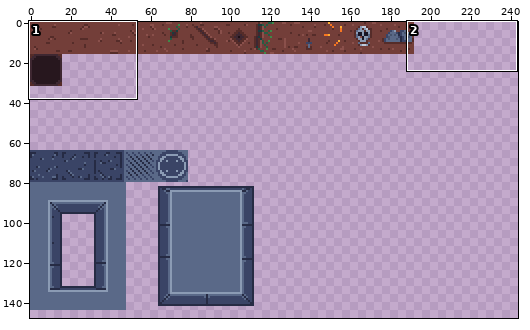
Two versions of one sprite sheet, res/chão.png. Above: a wide view before the commit, with the close-up outlined.
Close-up. Before:
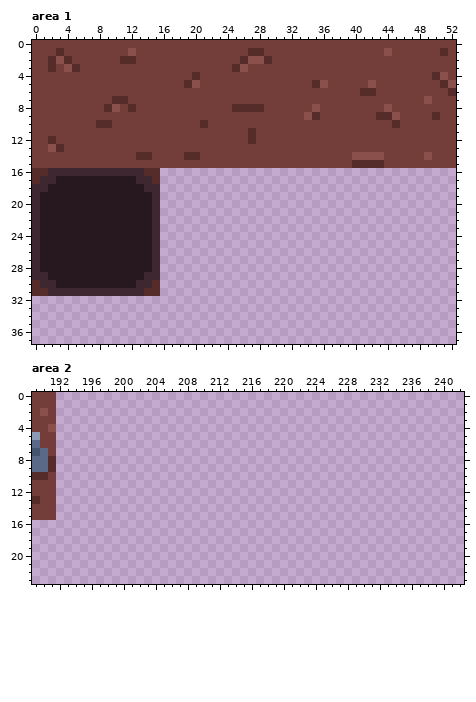
The file is 400x400 pixels. Colours within 5 levels of each other are drawn and written as one. Shown: area 1: x 0..52, y 0..37; area 2: x 189..242, y 0..23. The wide view leaves out empty margins.
And afterwards:
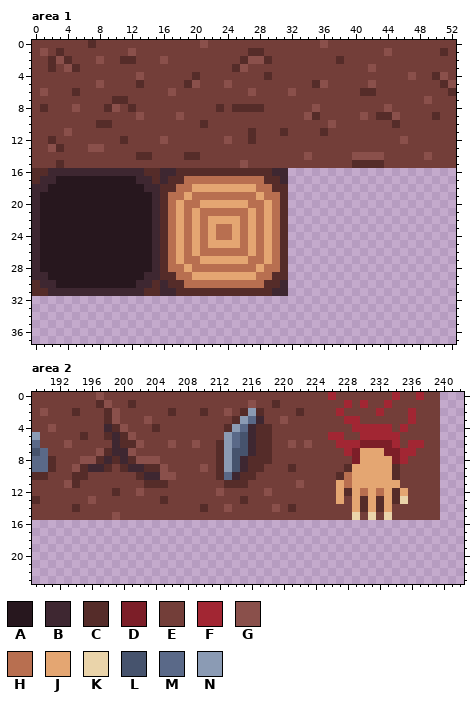
Palette (. is transparent): A #27171e  B #3e2731  C #552c29  D #7c1e28  E #733e39  F #a22633  G #8a504b  H #b86f50  J #e4a672  K #ead4aa  L #46536d  M #5a6988  N #8b9bb4
From old to new:
Changed rows in their new state; - is an unchanged pixel.
Area 1:
first column x 1:
 0 ------C-------------G--------------G-----------
 1 G----------------------------------------------
 2 -------G-------G---------------------C---------
 3 -----------------------------------------G-----
 4 ------------G---------------C-----------------G
 5 -------G----C----------G-----------------------
 6 G---C-----------G---------G----G---------------
 8 C---G-----------------C------------------------
 9 ------------G----G----------------------G------
10 ------------------------------------G----------
11 ---G--------------------------C----C-----------
12 ----------C----G-------G---------------------G-
13 ------GG---------------------------------------
14 ---------------------------------G-------------
15 --C----------------------G---------------------
16 ---------------BBCCCCCCCCCCCCBB----------------
17 ---------------BCCHHHHHHHHHHCCB----------------
18 ---------------CCHHJJJJJJJJHHCC----------------
19 ---------------CHHJHHHHHHHHJHHC----------------
20 ---------------CHJHHJJJJJJHHJHC----------------
21 ---------------CHJHJHHHHHHJHJHC----------------
22 ---------------CHJHJHJJJJHJHJHC----------------
23 ---------------CHJHJHJHHJHJHJHC----------------
24 ---------------CHJHJHJHHJHJHJHC----------------
25 ---------------CHJHJHJJJJHJHJHC----------------
26 ---------------CHJHJHHHHHHJHJHC----------------
27 ---------------CHJHHJJJJJJHHJHC----------------
28 ---------------CHHJHHHHHHHHJHHC----------------
29 ---------------CCHHJJJJJJJJHHCC----------------
30 ---------------BCCHHHHHHHHHHCCB----------------
31 ---------------BBCCCCCCCCCCCCBB----------------
Area 2:
first column x 192:
 0 EEEEEGEEEEEEEEEEEEEEEEEEEEEEEEEEEEFEEEEEEEFEEFEE
 1 EEEEECGEECEEEEEEEEEEEEEEGEECEEEEEEEEFEFEEFEEEEEE
 2 EECEEECGEEEEEECEEECEEGECNCEEEECEEEEFEEEEFEEEFEEE
 3 EEEEEECGEEEGEEEEEEEEEECNMBEEGEEEEEEEFFEEEEEEFEEE
 4 EEEEEEBCGEEECEEEEEEEECNMBCCEEEEEEEEEEFFFFFEFEEEE
 5 EEECEECBCGEEEEEEEEEEENMLBCCEEEEEEEFFEEFFFFFEEEEE
 6 EGEEEEEBCCGEEEGEEGEECNMLBCCEEGEGEEEFFFDDDDFEFFEE
 7 EEEEEGCBBGEEEEEEEEEECNLLBCCEEEEEEEEEFDJJJDDFFEEE
 8 EEEGGCBCBCGGGEEEEEEECNLBCCCEEEEEEEEEEDJJJJDFEEEE
 9 EEGCBBCECBBCCGEEEEGECNLBCCEEECEEEEEECJJJJJCEEEEE
10 EECCEEEEEECBBGGEEEEECMBCCEEEEEEEEEECHJJJJJCEEEEE
11 EGCEEEEEEEECCCEEEEEEECCCEEEEEEGEEEEJHJJJJJJEEEEE
12 EEEEEEECEEGEEEEEEEEEGEEEEEGEEEEEEEEJCJHJHJCJEEEE
13 EEEEGEEEEEEEECEEEEEEEEECEEEEEEEEEEEJEJCJCJCKEEEE
14 EECEEEEEEEEEEEEEEECEEGEEEEEGECEEEEEEEJCJCJEEEEEE
15 EEEEEEEGEEEEEEEEEEEEEEEEEEEEEEEEEEEEEKEKEKEEEEEE
